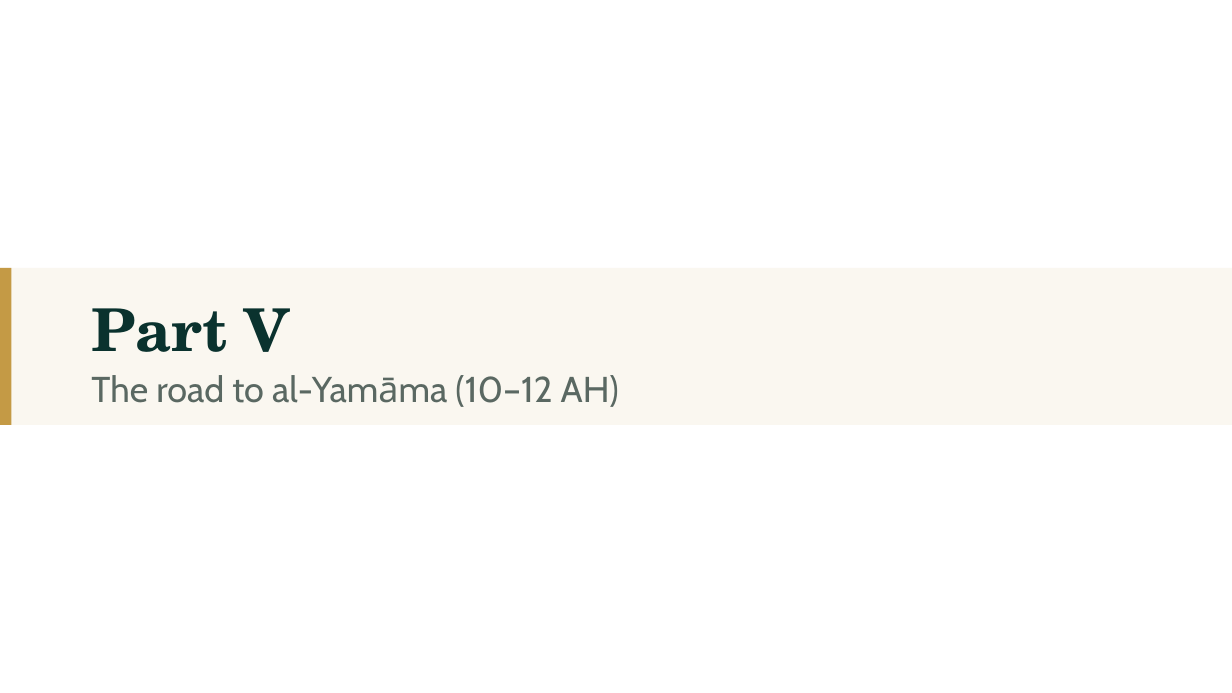
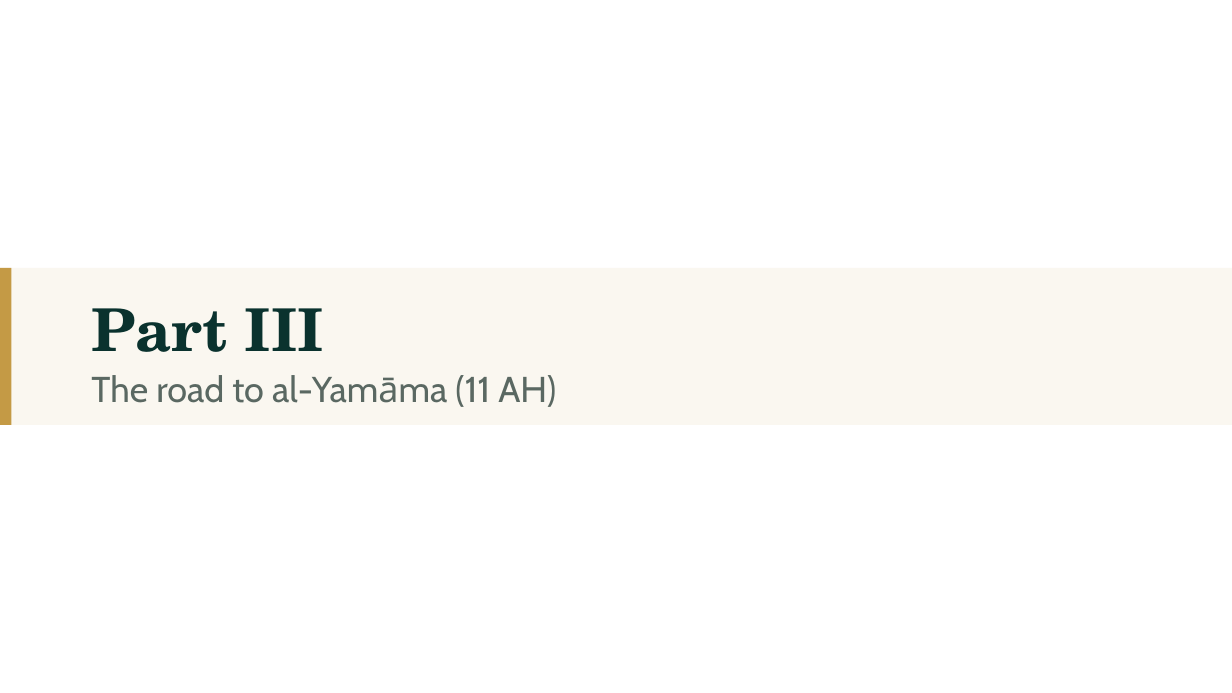
Before and after one commit to daniyalyasin93/2026SeptemberIslamicHistoryClass, a slide deck: slide 25 of S04_kinda_butah_yamama/S04.pptx (slide 43 before the commit). Drawn at 1232x693 pixels with LibreOffice and Linux fonts; fonts in the diff are those of the drawing. Boxes give left, top, right and bottom in pixels: in the first picture for what was removed or moved away, otherwise in the second. Text is boxed around its words. In the diff, an @@ line names an element or a change of style, - is before the commit and + after.

```diff
--- a/S04_kinda_butah_yamama/S04.pptx
+++ b/S04_kinda_butah_yamama/S04.pptx
@@ text at (x1=91, y1=308, x2=324, y2=352): text changed @@
-Part V
+Part III
@@ text at (x1=91, y1=375, x2=556, y2=407): text changed @@
-The road to al-Yamāma (10–12 AH)
+The road to al-Yamāma (11 AH)
```
Also in this commit, not shown: 28 other slides changed, 6 slides added, 1 slide removed, 15 other files.
